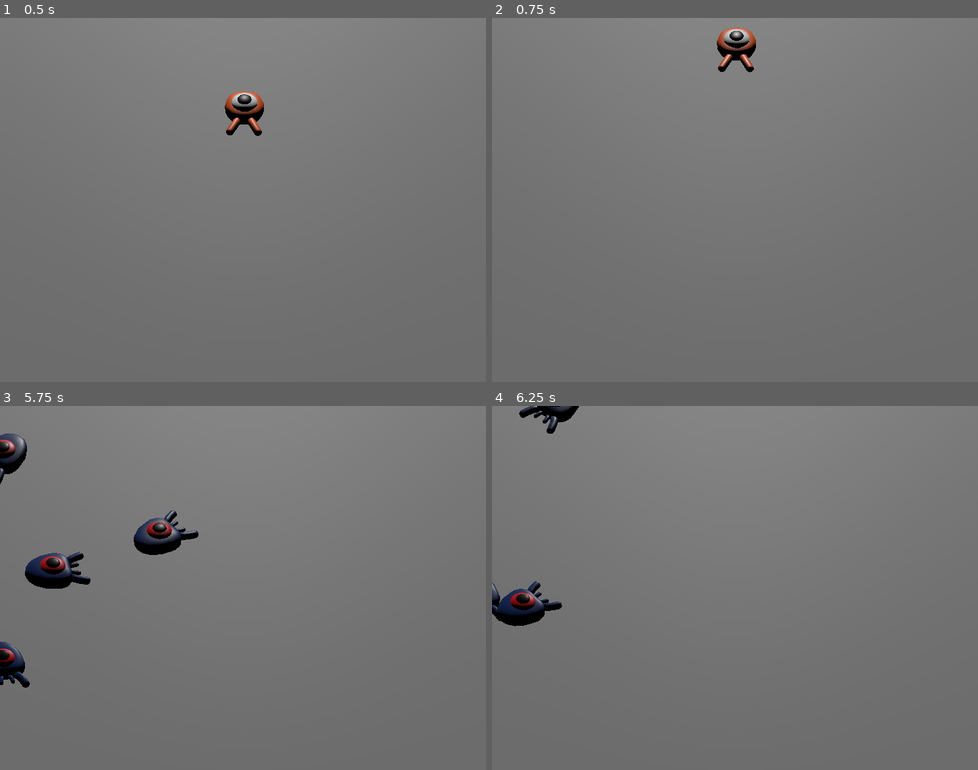
Above: before the commit, frames 1-4 (two rows, left to right).
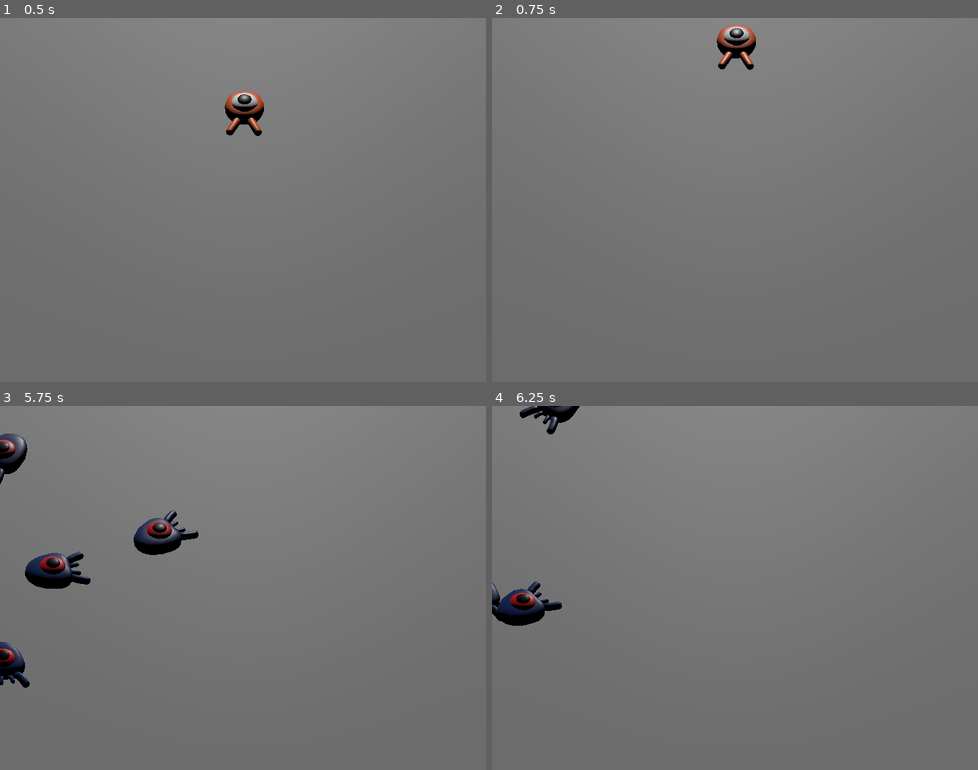
Above: after the commit, the same moments.

Repository: mdorizon/godot-3D-Tutorial
Game: Godot game, scene res://main.tscn
Same seed, same stepped clock (60 frames per second), same inputs: the game is played once before the commit and once after it.
Inputs:
- Up to frame 1 (0.5 s): no input
- Up to frame 2 (0.75 s): tap Enter at 0.5 s; hold W (move_forward) from 0.53 s (still down); tap Space (jump) at 0.6 s
- Up to frame 3 (5.75 s): tap Space (jump) at 0.77, 1.07, 1.35, 1.52, 1.82, 2.1, 2.85, 3.02, 3.32, 3.6, 3.77, 4.07, 4.35, 4.52, 4.82, 5.1 s; release W (move_forward) at 2.03 s; hold A (move_left) 2.03-3.53 s; hold S (move_back) 3.53-4.28 s; hold D (move_right) 4.28-5.03 s; hold W (move_forward) from 5.03 s (still down)
- Up to frame 4 (6.25 s): release W (move_forward) at 5.78 s; hold D (move_right) from 5.78 s (still down); tap Space (jump) at 5.85, 6.02 s

Frame 1 is identical in both runs. In frame 2, 0.6% of the frame differs, in the area x 46-55%, y 2-15%; in frame 3, less than 0.1%; in frame 4, less than 0.1%.

Commit message:
:sparkles: code checkpoint

Diff:
--- a/Mob.gd
+++ b/Mob.gd
@@ -1,28 +1,25 @@
 extends CharacterBody3D
-
-# Emitted when the player jumped on the mob.
-signal squashed
 
 # Minimum speed of the mob in meters per second.
 @export var min_speed = 10
 # Maximum speed of the mob in meters per second.
 @export var max_speed = 18
 
-func squash():
-	squashed.emit()
-	queue_free()
+# Emitted when the player jumped on the mob
+signal squashed
 
 func _physics_process(_delta):
 	move_and_slide()
 
-	# This function will be called from the Main scene.
+# This function will be called from the Main scene.
 func initialize(start_position, player_position):
 	# We position the mob by placing it at start_position
 	# and rotate it towards player_position, so it looks at the player.
 	look_at_from_position(start_position, player_position, Vector3.UP)
-	# Rotate this mob randomly within range of -45 and +45 degrees,
+	# Rotate this mob randomly within range of -90 and +90 degrees,
 	# so that it doesn't move directly towards the player.
 	rotate_y(randf_range(-PI / 4, PI / 4))
+
 	# We calculate a random speed (integer)
 	var random_speed = randi_range(min_speed, max_speed)
 	# We calculate a forward velocity that represents the speed.
@@ -31,6 +28,9 @@
 	# in order to move in the direction the mob is looking.
 	velocity = velocity.rotated(Vector3.UP, rotation.y)
 
-
 func _on_visible_on_screen_notifier_3d_screen_exited():
 	queue_free()
+
+func squash():
+	squashed.emit()
+	queue_free() # Destroy this node
--- a/main.gd
+++ b/main.gd
@@ -1,6 +1,7 @@
 extends Node
 
 @export var mob_scene: PackedScene
+
 
 func _on_mob_timer_timeout():
 	# Create a new instance of the Mob scene.
@@ -17,3 +18,6 @@
 
 	# Spawn the mob by adding it to the Main scene.
 	add_child(mob)
+
+func _on_player_hit():
+	$MobTimer.stop()
--- a/player.gd
+++ b/player.gd
@@ -1,33 +1,40 @@
 extends CharacterBody3D
 
-# How fast the player moves in meters per second.
+signal hit
+
+# How fast the player moves in meters per second
 @export var speed = 14
-# The downward acceleration when in the air, in meters per second squared.
+# The downward acceleration while in the air, in meters per second squared.
 @export var fall_acceleration = 75
 # Vertical impulse applied to the character upon jumping in meters per second.
 @export var jump_impulse = 20
-# Vertical impulse applied to the character upon bouncing over a mob in
-# meters per second.
+# Vertical impulse applied to the character upon bouncing over a mob
+# in meters per second.
 @export var bounce_impulse = 16
 
 var target_velocity = Vector3.ZERO
 
 
 func _physics_process(delta):
+	# We create a local variable to store the input direction
 	var direction = Vector3.ZERO
 
+	# We check for each move input and update the direction accordingly
 	if Input.is_action_pressed("move_right"):
-		direction.x += 1
+		direction.x = direction.x + 1
 	if Input.is_action_pressed("move_left"):
-		direction.x -= 1
+		direction.x = direction.x - 1
 	if Input.is_action_pressed("move_back"):
-		direction.z += 1
+		# Notice how we are working with the vector's x and z axes.
+		# In 3D, the XZ plane is the ground plane.
+		direction.z = direction.z + 1
 	if Input.is_action_pressed("move_forward"):
-		direction.z -= 1
+		direction.z = direction.z - 1
 
+	# Prevent diagonal moving fast af
 	if direction != Vector3.ZERO:
 		direction = direction.normalized()
-		$Pivot.basis = Basis.looking_at(direction)
+		$Pivot.look_at(position + direction, Vector3.UP)
 
 	# Ground Velocity
 	target_velocity.x = direction.x * speed
@@ -37,15 +44,12 @@
 	if not is_on_floor(): # If in the air, fall towards the floor. Literally gravity
 		target_velocity.y = target_velocity.y - (fall_acceleration * delta)
 
-	# Moving the Character
-	velocity = target_velocity
-	move_and_slide()
-
 	# Jumping.
 	if is_on_floor() and Input.is_action_just_pressed("jump"):
 		target_velocity.y = jump_impulse
 
-		# Iterate through all collisions that occurred this frame
+	# Iterate through all collisions that occurred this frame
+	# in C this would be for(int i = 0; i < collisions.Count; i++)
 	for index in range(get_slide_collision_count()):
 		# We get one of the collisions with the player
 		var collision = get_slide_collision(index)
@@ -65,16 +69,14 @@
 				# Prevent further duplicate calls.
 				break
 
-# Emitted when the player was hit by a mob.
-# Put this at the top of the script.
-signal hit
-
+	# Moving the Character
+	velocity = target_velocity
+	move_and_slide()
 
 # And this function at the bottom.
 func die():
 	hit.emit()
 	queue_free()
 
-
 func _on_mob_detector_body_entered(body):
 	die()
